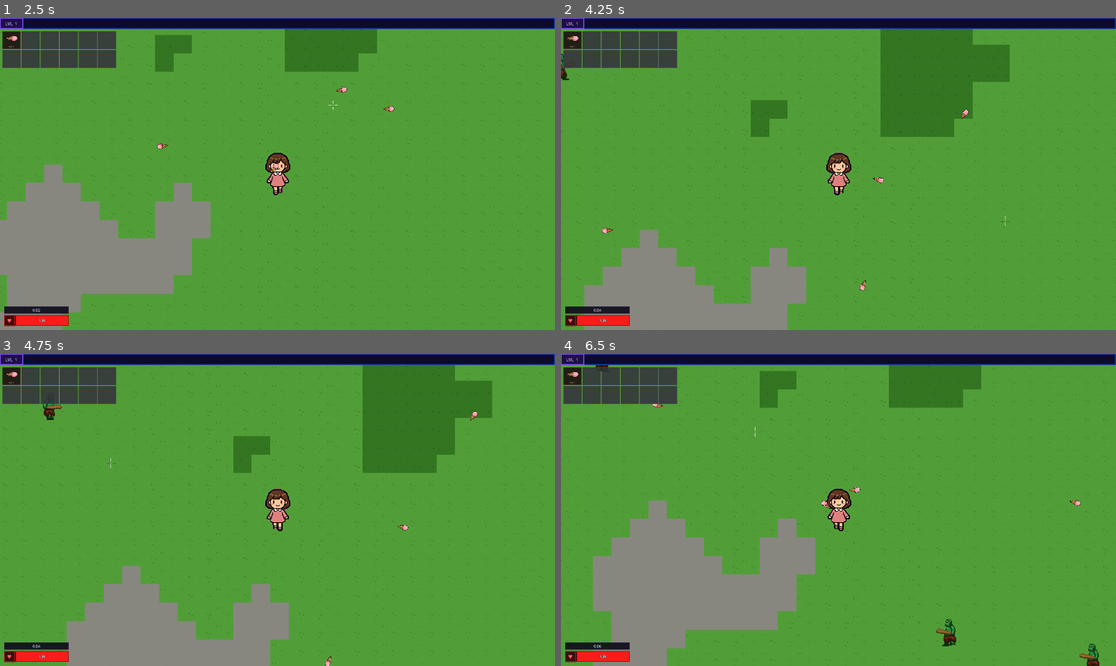
Above: before the commit, frames 1-4 (two rows, left to right).
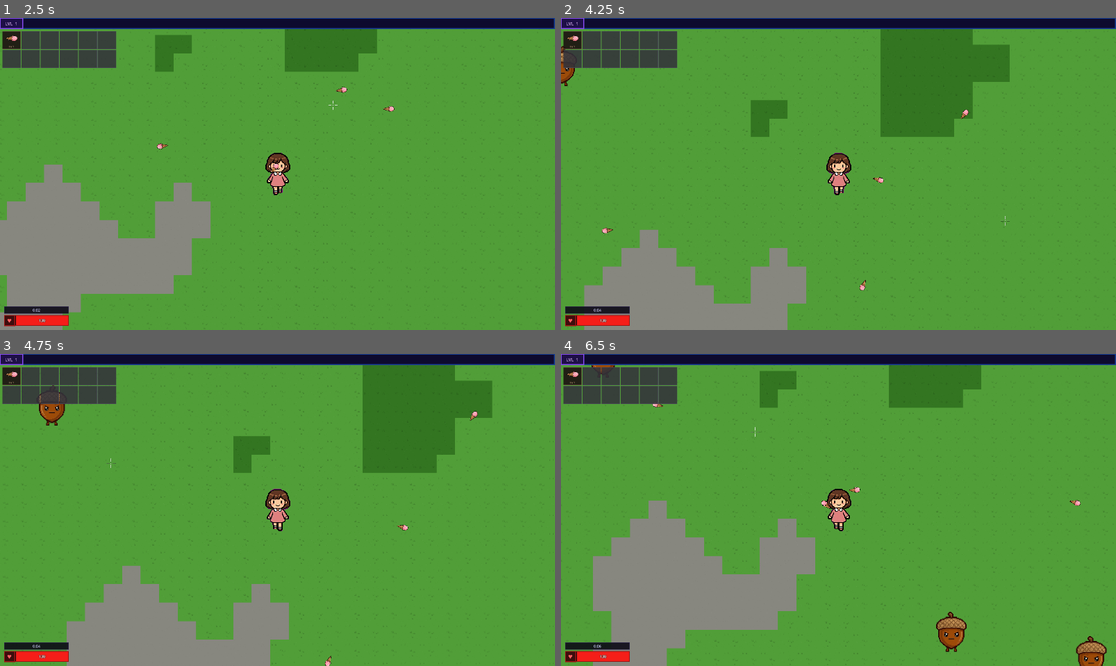
Above: after the commit, the same moments.

Repository: oguzhanaydiin/queendom-survivors
Game: Godot game, scene res://scenes/world/world.tscn
Same seed, same stepped clock (60 frames per second), same inputs: the game is played once before the commit and once after it.
Inputs (mouse positions are in pixels of both pictures, inside the frame that each line leads up to):
- Up to frame 1 (2.5 s): move the mouse to (399, 158) at 0.52 s; hold D (move_right) 0.53-1.28 s; move the mouse to (166, 189) at 1.27 s; hold S (move_down) 1.28-2.03 s; move the mouse to (333, 105) at 2.02 s; hold D (move_right) from 2.03 s (still down)
- Up to frame 2 (4.25 s): move the mouse to (810, 236) at 2.77 s; release D (move_right) at 2.78 s; hold W (move_up) 2.78-3.53 s; move the mouse to (1005, 220) at 3.52 s; hold A (move_left) from 3.53 s (still down)
- Up to frame 3 (4.75 s): keep holding A (move_left); move the mouse to (111, 463) at 4.27 s
- Up to frame 4 (6.5 s): move the mouse to (866, 510) at 5.02 s; release A (move_left) at 5.03 s; hold S (move_down) 5.03-5.78 s; move the mouse to (755, 432) at 5.77 s; hold D (move_right) from 5.78 s (still down)

Frame 1 is identical in both runs. In frame 2, 0.1% of the frame differs, in the area x 0-3%, y 8-22%; in frame 3, 0.3%; in frame 4, 0.9%, in the area x 5-99%, y 3-100%.

Commit message:
First map enemies (#4)
* adding og acorn and maple

* adding maple and acorn as enemy

* enemy

* adding mushroom

* candy cane fix

Diff:
--- /dev/null
+++ b/scenes/enemies/acorn.tscn
@@ -0,0 +1,40 @@
+[gd_scene format=3 uid="uid://c4dy8hbcm6iqq"]
+
+[ext_resource type="Script" uid="uid://bfv7scyt2mkto" path="res://scenes/enemies/enemy.gd" id="1"]
+[ext_resource type="Texture2D" uid="uid://catvfahqasw2" path="res://assets/sprites/enemies/acorn.png" id="2"]
+
+[sub_resource type="AtlasTexture" id="AtlasTexture_psp85"]
+atlas = ExtResource("2")
+region = Rect2(0, 0, 480, 612)
+
+[sub_resource type="SpriteFrames" id="SF_1"]
+animations = [{
+"frames": [{
+"duration": 1.0,
+"texture": SubResource("AtlasTexture_psp85")
+}],
+"loop": true,
+"name": &"idle",
+"speed": 5.0
+}]
+
+[sub_resource type="CircleShape2D" id="CircleShape2D_hit"]
+radius = 36.0
+
+[node name="Acorn" type="CharacterBody2D" unique_id=1303884249]
+scale = Vector2(2, 2)
+collision_layer = 2
+collision_mask = 0
+script = ExtResource("1")
+
+[node name="AnimatedSprite2D" type="AnimatedSprite2D" parent="." unique_id=2105533796]
+texture_filter = 1
+position = Vector2(0.99999994, 14.499999)
+scale = Vector2(0.12, 0.12)
+sprite_frames = SubResource("SF_1")
+animation = &"idle"
+offset = Vector2(0, -8)
+
+[node name="CollisionShape2D" type="CollisionShape2D" parent="." unique_id=1186746344]
+position = Vector2(0, 12)
+shape = SubResource("CircleShape2D_hit")
--- a/scenes/enemies/orc/orc.gd
+++ b/scenes/enemies/enemy.gd
@@ -13,8 +13,7 @@
 
 func _ready():
 	add_to_group("enemies")
-	animated_sprite.play("walk")
-	# Collide with player (layer 1) only — orcs are ghosts to each other
+	# Collide with player (layer 1) only — enemies ignore each other
 	collision_mask = 1
 
 func _physics_process(delta):
@@ -34,7 +33,6 @@
 			animated_sprite.flip_h = false
 		move_and_slide()
 
-		# Distance-based damage: no physics layer needed for detection
 		var dist = global_position.distance_to(player.global_position)
 		if dist < melee_range and dmg_timer <= 0:
 			dmg_timer = damage_interval
@@ -48,11 +46,6 @@
 	collision_layer = 0
 	collision_mask = 0
 
-	animated_sprite.sprite_frames.set_animation_loop("death", false)
-	animated_sprite.play("death")
-	await animated_sprite.animation_finished
-
-	# Gem drops right as the orc disappears
 	_spawn_xp_gem()
 	queue_free()
 
@@ -61,6 +54,5 @@
 	var gem = Node2D.new()
 	gem.set_script(gem_script)
 	gem.xp_amount = xp_value
-	# Offset to visual center of the sprite
 	gem.position = global_position + Vector2(0, 28)
 	get_tree().current_scene.add_child(gem)
--- /dev/null
+++ b/scenes/enemies/maple.tscn
@@ -0,0 +1,45 @@
+[gd_scene format=3 uid="uid://c4dy8s8dgwiqq"]
+
+[ext_resource type="Script" uid="uid://bfv7scyt2mkto" path="res://scenes/enemies/enemy.gd" id="1"]
+[ext_resource type="Texture2D" uid="uid://bm6bw3drbtv7p" path="res://assets/sprites/enemies/maple.png" id="2"]
+
+[sub_resource type="AtlasTexture" id="AtlasTexture_dfe6n"]
+atlas = ExtResource("2")
+region = Rect2(0, 0, 648, 678)
+
+[sub_resource type="SpriteFrames" id="SF_1"]
+animations = [{
+"frames": [{
+"duration": 1.0,
+"texture": SubResource("AtlasTexture_dfe6n")
+}],
+"loop": true,
+"name": &"idle",
+"speed": 5.0
+}]
+
+[sub_resource type="CircleShape2D" id="CircleShape2D_hit"]
+radius = 38.0
+
+[node name="Maple" type="CharacterBody2D" unique_id=1936634032]
+scale = Vector2(2, 2)
+collision_layer = 2
+collision_mask = 0
+script = ExtResource("1")
+speed = 70.0
+xp_value = 14
+damage_amount = 12
+damage_interval = 0.92
+melee_range = 122.0
+
+[node name="AnimatedSprite2D" type="AnimatedSprite2D" parent="." unique_id=1012981733]
+texture_filter = 1
+position = Vector2(0, 31.999998)
+scale = Vector2(0.12, 0.12)
+sprite_frames = SubResource("SF_1")
+animation = &"idle"
+offset = Vector2(0, -20)
+
+[node name="CollisionShape2D" type="CollisionShape2D" parent="." unique_id=90685259]
+position = Vector2(0, 28)
+shape = SubResource("CircleShape2D_hit")
--- /dev/null
+++ b/scenes/enemies/mushroom.tscn
@@ -0,0 +1,45 @@
+[gd_scene format=3 uid="uid://b8mushrmenemy1"]
+
+[ext_resource type="Script" path="res://scenes/enemies/enemy.gd" id="1"]
+[ext_resource type="Texture2D" path="res://assets/sprites/enemies/mushroom.png" id="2"]
+
+[sub_resource type="AtlasTexture" id="AtlasTexture_mush"]
+atlas = ExtResource("2")
+region = Rect2(0, 0, 550, 632)
+
+[sub_resource type="SpriteFrames" id="SF_1"]
+animations = [{
+"frames": [{
+"duration": 1.0,
+"texture": SubResource("AtlasTexture_mush")
+}],
+"loop": true,
+"name": &"idle",
+"speed": 5.0
+}]
+
+[sub_resource type="CircleShape2D" id="CircleShape2D_hit"]
+radius = 40.0
+
+[node name="Mushroom" type="CharacterBody2D"]
+scale = Vector2(2, 2)
+collision_layer = 2
+collision_mask = 0
+script = ExtResource("1")
+speed = 82.0
+xp_value = 22
+damage_amount = 16
+damage_interval = 0.82
+melee_range = 128.0
+
+[node name="AnimatedSprite2D" type="AnimatedSprite2D" parent="."]
+texture_filter = 1
+position = Vector2(0, 26)
+scale = Vector2(0.12, 0.12)
+sprite_frames = SubResource("SF_1")
+animation = &"idle"
+offset = Vector2(0, -22)
+
+[node name="CollisionShape2D" type="CollisionShape2D" parent="."]
+position = Vector2(0, 22)
+shape = SubResource("CircleShape2D_hit")
--- a/scenes/enemies/orc/orc.tscn
+++ /dev/null
@@ -1,181 +0,0 @@
-[gd_scene format=3 uid="uid://cqymvyl8wt6vy"]
-
-[ext_resource type="Script" uid="uid://dcyaiq2eyx3fb" path="res://scenes/enemies/orc/orc.gd" id="1"]
-[ext_resource type="Texture2D" uid="uid://bebinsiyymrl7" path="res://assets/sprites/Orc_death.png" id="2_iifgy"]
-[ext_resource type="Texture2D" uid="uid://c7g3uaidhp4xu" path="res://assets/sprites/Orc_idle.png" id="2_qi2p4"]
-[ext_resource type="Texture2D" uid="uid://dunfaxhf0i3g4" path="res://assets/sprites/Orc_walk.png" id="3_iifgy"]
-
-[sub_resource type="AtlasTexture" id="AtlasTexture_otto8"]
-atlas = ExtResource("2_iifgy")
-region = Rect2(0, 0, 80, 64)
-
-[sub_resource type="AtlasTexture" id="AtlasTexture_8q82m"]
-atlas = ExtResource("2_iifgy")
-region = Rect2(80, 0, 80, 64)
-
-[sub_resource type="AtlasTexture" id="AtlasTexture_epc7x"]
-atlas = ExtResource("2_iifgy")
-region = Rect2(160, 0, 80, 64)
-
-[sub_resource type="AtlasTexture" id="AtlasTexture_o7rgc"]
-atlas = ExtResource("2_iifgy")
-region = Rect2(240, 0, 80, 64)
-
-[sub_resource type="AtlasTexture" id="AtlasTexture_kdav3"]
-atlas = ExtResource("2_iifgy")
-region = Rect2(320, 0, 80, 64)
-
-[sub_resource type="AtlasTexture" id="AtlasTexture_jpbtr"]
-atlas = ExtResource("2_iifgy")
-region = Rect2(400, 0, 80, 64)
-
-[sub_resource type="AtlasTexture" id="AtlasTexture_epg4t"]
-atlas = ExtResource("2_qi2p4")
-region = Rect2(0, 0, 80, 64)
-
-[sub_resource type="AtlasTexture" id="AtlasTexture_3yqyl"]
-atlas = ExtResource("2_qi2p4")
-region = Rect2(80, 0, 80, 64)
-
-[sub_resource type="AtlasTexture" id="AtlasTexture_wujgv"]
-atlas = ExtResource("2_qi2p4")
-region = Rect2(160, 0, 80, 64)
-
-[sub_resource type="AtlasTexture" id="AtlasTexture_hb8ge"]
-atlas = ExtResource("2_qi2p4")
-region = Rect2(240, 0, 80, 64)
-
-[sub_resource type="AtlasTexture" id="AtlasTexture_e1ltt"]
-atlas = ExtResource("3_iifgy")
-region = Rect2(0, 0, 80, 64)
-
-[sub_resource type="AtlasTexture" id="AtlasTexture_dxifv"]
-atlas = ExtResource("3_iifgy")
-region = Rect2(80, 0, 80, 64)
-
-[sub_resource type="AtlasTexture" id="AtlasTexture_pwjut"]
-atlas = ExtResource("3_iifgy")
-region = Rect2(160, 0, 80, 64)
-
-[sub_resource type="AtlasTexture" id="AtlasTexture_n0g06"]
-atlas = ExtResource("3_iifgy")
-region = Rect2(240, 0, 80, 64)
-
-[sub_resource type="AtlasTexture" id="AtlasTexture_ar8e5"]
-atlas = ExtResource("3_iifgy")
-region = Rect2(320, 0, 80, 64)
-
-[sub_resource type="AtlasTexture" id="AtlasTexture_doop2"]
-atlas = ExtResource("3_iifgy")
-region = Rect2(400, 0, 80, 64)
-
-[sub_resource type="AtlasTexture" id="AtlasTexture_5hcft"]
-atlas = ExtResource("3_iifgy")
-region = Rect2(480, 0, 80, 64)
-
-[sub_resource type="AtlasTexture" id="AtlasTexture_nnovl"]
-atlas = ExtResource("3_iifgy")
-region = Rect2(560, 0, 80, 64)
-
-[sub_resource type="AtlasTexture" id="AtlasTexture_jmwgi"]
-atlas = ExtResource("3_iifgy")
-region = Rect2(640, 0, 80, 64)
-
-[sub_resource type="AtlasTexture" id="AtlasTexture_g2u8i"]
-atlas = ExtResource("3_iifgy")
-region = Rect2(720, 0, 80, 64)
-
-[sub_resource type="SpriteFrames" id="SF_1"]
-animations = [{
-"frames": [{
-"duration": 1.0,
-"texture": SubResource("AtlasTexture_otto8")
-}, {
-"duration": 1.0,
-"texture": SubResource("AtlasTexture_8q82m")
-}, {
-"duration": 1.0,
-"texture": SubResource("AtlasTexture_epc7x")
-}, {
-"duration": 1.0,
-"texture": SubResource("AtlasTexture_o7rgc")
-}, {
-"duration": 1.0,
-"texture": SubResource("AtlasTexture_kdav3")
-}, {
-"duration": 1.0,
-"texture": SubResource("AtlasTexture_jpbtr")
-}],
-"loop": true,
-"name": &"death",
-"speed": 5.0
-}, {
-"frames": [{
-"duration": 1.0,
-"texture": SubResource("AtlasTexture_epg4t")
-}, {
-"duration": 1.0,
-"texture": SubResource("AtlasTexture_3yqyl")
-}, {
-"duration": 1.0,
-"texture": SubResource("AtlasTexture_wujgv")
-}, {
-"duration": 1.0,
-"texture": SubResource("AtlasTexture_hb8ge")
-}],
-"loop": false,
-"name": &"idle",
-"speed": 8.0
-}, {
-"frames": [{
-"duration": 1.0,
-"texture": SubResource("AtlasTexture_e1ltt")
-}, {
-"duration": 1.0,
-"texture": SubResource("AtlasTexture_dxifv")
-}, {
-"duration": 1.0,
-"texture": SubResource("AtlasTexture_pwjut")
-}, {
-"duration": 1.0,
-"texture": SubResource("AtlasTexture_n0g06")
-}, {
-"duration": 1.0,
-"texture": SubResource("AtlasTexture_ar8e5")
-}, {
-"duration": 1.0,
-"texture": SubResource("AtlasTexture_doop2")
-}, {
-"duration": 1.0,
-"texture": SubResource("AtlasTexture_5hcft")
-}, {
-"duration": 1.0,
-"texture": SubResource("AtlasTexture_nnovl")
-}, {
-"duration": 1.0,
-"texture": SubResource("AtlasTexture_jmwgi")
-}, {
-"duration": 1.0,
-"texture": SubResource("AtlasTexture_g2u8i")
-}],
-"loop": true,
-"name": &"walk",
-"speed": 5.0
-}]
-
-[node name="Orc" type="CharacterBody2D" unique_id=1920934450]
-scale = Vector2(2, 2)
-collision_layer = 2
-collision_mask = 0
-script = ExtResource("1")
-
-[node name="AnimatedSprite2D" type="AnimatedSprite2D" parent="." unique_id=2064340787]
-texture_filter = 1
-scale = Vector2(1.15, 1.15)
-sprite_frames = SubResource("SF_1")
-animation = &"idle"
-autoplay = "walk"
-
-[node name="CollisionPolygon2D" type="CollisionPolygon2D" parent="." unique_id=2083941490]
-visible = false
-polygon = PackedVector2Array(13, 11, 12, 18, 8, 23, 10, 30, 12, 34, 13, 36, 2, 37, -5, 33, -6, 37, -15, 37, -12, 22, -20, 31, -24, 37, -31, 36, -32, 32, -19, 19, -18, 15, -13, 3, -8, 0, -6, -7, -1, -11, 5, -7, 9, 2)
--- a/scenes/weapons/candy_cane_sweep/candy_cane_sweep.gd
+++ b/scenes/weapons/candy_cane_sweep/candy_cane_sweep.gd
@@ -15,7 +15,8 @@
 	for i in range(count):
 		var sprite := Sprite2D.new()
 		sprite.texture = $Sprite2D.texture
-		sprite.scale   = Vector2(0.10, 0.10)
+		# Match pre-resize look: ~texture_width * scale ≈ 1376 * 0.10 → scale ≈ 0.8 @ 172px wide.
+		sprite.scale   = Vector2(0.8, 0.8)
 		var angle_offset := TAU * i / count
 		sprite.position = Vector2(cos(angle_offset), sin(angle_offset)) * sweep_radius * 0.6
 		sprite.rotation = angle_offset
--- a/scenes/weapons/candy_cane_sweep/candy_cane_sweep.tscn
+++ b/scenes/weapons/candy_cane_sweep/candy_cane_sweep.tscn
@@ -17,4 +17,4 @@
 
 [node name="Sprite2D" type="Sprite2D" parent="."]
 texture = ExtResource("2")
-scale = Vector2(0.032, 0.032)
+scale = Vector2(0.256, 0.256)
--- a/scenes/weapons/lollipop_orb/lollipop_orb.tscn
+++ b/scenes/weapons/lollipop_orb/lollipop_orb.tscn
@@ -17,4 +17,4 @@
 
 [node name="Sprite2D" type="Sprite2D" parent="."]
 texture = ExtResource("2")
-scale = Vector2(0.0035, 0.0035)
+scale = Vector2(0.028, 0.028)
--- a/scenes/world/world.gd
+++ b/scenes/world/world.gd
@@ -3,12 +3,33 @@
 # Assign in the editor (or from a character-select / stage-select screen).
 @export var character_scene: PackedScene
 @export var map_scene: PackedScene
-@export var enemy_scene: PackedScene
+## Seconds between spawn ticks at run start (gets faster toward spawn_interval_min).
 @export var spawn_interval: float = 2.0
+@export var spawn_interval_min: float = 0.45
+## After this many seconds, spawn interval reaches spawn_interval_min.
+@export var spawn_pressure_ramp_sec: float = 600.0
+
+## Tier 1 = acorn only before this; then tier 2 (maple) mixes in.
+@export var maple_unlock_sec: float = 60.0
+## Seconds after maple_unlock_sec over which P(maple | not mushroom) rises to maple_weight_max.
+@export var maple_mix_ramp_sec: float = 140.0
+## Among acorn+maple spawns, max chance to pick maple once unlocked (tier 2).
+@export var maple_weight_max: float = 0.52
+
+## Tier 3 (mushroom) starts after this (seconds). Tuned for ~10 min first-map pacing.
+@export var mushroom_unlock_sec: float = 300.0
+## Seconds after mushroom_unlock_sec over which P(mushroom) rises to mushroom_weight_max.
+@export var mushroom_mix_ramp_sec: float = 280.0
+## Max overall chance to spawn mushroom (tier 3); remainder is acorn/maple split by tier 2 curve.
+@export var mushroom_weight_max: float = 0.4
 
 const AIM_OFFSET_MAX := 15.0   # px the camera shifts toward the mouse
 const AIM_LERP_SPEED := 5.0
 const AIM_DEAD_ZONE  := 0.65   # fraction of half-screen with no effect
+
+const ACORN_SCENE: PackedScene = preload("res://scenes/enemies/acorn.tscn")
+const MAPLE_SCENE: PackedScene = preload("res://scenes/enemies/maple.tscn")
+const MUSHROOM_SCENE: PackedScene = preload("res://scenes/enemies/mushroom.tscn")
 
 var _player: Node2D
 var _map: BaseMap
@@ -16,10 +37,11 @@
 var _hud: CanvasLayer
 var _spawn_timer: float
 var _game_over: bool = false
+var _run_time: float = 0.0
 
 
 func _ready() -> void:
-	_spawn_timer = spawn_interval
+	_spawn_timer = _spawn_period_sec()
 	_spawn_map()
 	_spawn_player()
 	_setup_camera()
@@ -96,10 +118,11 @@
 func _process(delta: float) -> void:
 	if _game_over:
 		return
+	_run_time += delta
 	_update_camera_aim(delta)
 	_spawn_timer -= delta
 	if _spawn_timer <= 0:
-		_spawn_timer = spawn_interval
+		_spawn_timer = _spawn_period_sec()
 		_spawn_enemy()
 
 
@@ -124,8 +147,47 @@
 	return s * (a - AIM_DEAD_ZONE) / (1.0 - AIM_DEAD_ZONE)
 
 
+func _spawn_pressure_t() -> float:
+	if spawn_pressure_ramp_sec <= 0.0:
+		return 1.0
+	return smoothstep(0.0, spawn_pressure_ramp_sec, _run_time)
+
+
+func _spawn_period_sec() -> float:
+	var t := _spawn_pressure_t()
+	return lerpf(spawn_interval, spawn_interval_min, t)
+
+
+func _tier2_share_given_not_mushroom() -> float:
+	if _run_time < maple_unlock_sec:
+		return 0.0
+	var mt := 0.0
+	if maple_mix_ramp_sec > 0.0:
+		mt = smoothstep(0.0, maple_mix_ramp_sec, _run_time - maple_unlock_sec)
+	return mt * clampf(maple_weight_max, 0.0, 1.0)
+
+
+func _tier3_mushroom_share() -> float:
+	if _run_time < mushroom_unlock_sec:
+		return 0.0
+	var ut := 0.0
+	if mushroom_mix_ramp_sec > 0.0:
+		ut = smoothstep(0.0, mushroom_mix_ramp_sec, _run_time - mushroom_unlock_sec)
+	return ut * clampf(mushroom_weight_max, 0.0, 1.0)
+
+
+func _pick_enemy_scene() -> PackedScene:
+	var p_mushroom := _tier3_mushroom_share()
+	if randf() < p_mushroom:
+		return MUSHROOM_SCENE
+	var p_maple := _tier2_share_given_not_mushroom()
+	if randf() < p_maple:
+		return MAPLE_SCENE
+	return ACORN_SCENE
+
+
 func _spawn_enemy() -> void:
-	if not enemy_scene or not _camera:
+	if not _camera:
 		return
 
 	var vp_size   := get_viewport().get_visible_rect().size
@@ -142,6 +204,6 @@
 		2: spawn_pos = Vector2(cam_center.x - half_w - margin, cam_center.y + randf_range(-half_h, half_h))
 		3: spawn_pos = Vector2(cam_center.x + half_w + margin, cam_center.y + randf_range(-half_h, half_h))
 
-	var enemy := enemy_scene.instantiate()
+	var enemy := _pick_enemy_scene().instantiate()
 	enemy.global_position = spawn_pos
 	add_child(enemy)
--- a/scenes/world/world.tscn
+++ b/scenes/world/world.tscn
@@ -1,7 +1,6 @@
 [gd_scene format=3 uid="uid://c5eody6xp8laa"]
 
 [ext_resource type="Script" uid="uid://bdgv5c273j8lt" path="res://scenes/world/world.gd" id="1"]
-[ext_resource type="PackedScene" uid="uid://cqymvyl8wt6vy" path="res://scenes/enemies/orc/orc.tscn" id="2"]
 [ext_resource type="PackedScene" uid="uid://pawn001player" path="res://scenes/characters/player/player.tscn" id="3"]
 [ext_resource type="PackedScene" uid="uid://enchforest001" path="res://scenes/maps/enchanted_forest/enchanted_forest.tscn" id="4"]
 
@@ -9,6 +8,5 @@
 script = ExtResource("1")
 character_scene = ExtResource("3")
 map_scene = ExtResource("4")
-enemy_scene = ExtResource("2")
 
 [node name="Camera2D" type="Camera2D" parent="."]
Binary file removed: assets/sprites/Orc_death.png
Binary file removed: assets/sprites/Orc_idle.png
Binary file removed: assets/sprites/Orc_walk.png
Binary file added: assets/sprites/enemies/acorn.png
Not shown, changed: assets/sprites/enemies/acorn.png.import
Binary file added: assets/sprites/enemies/maple.png
Not shown, changed: assets/sprites/enemies/maple.png.import
Binary file added: assets/sprites/enemies/mushroom.png
Not shown, changed: assets/sprites/enemies/mushroom.png.import
Binary file changed: assets/sprites/weapons/candy_cane.png
Binary file changed: assets/sprites/weapons/lollipop.png
Not shown, added: scenes/enemies/enemy.gd.uid
(and 1 more such lines)
